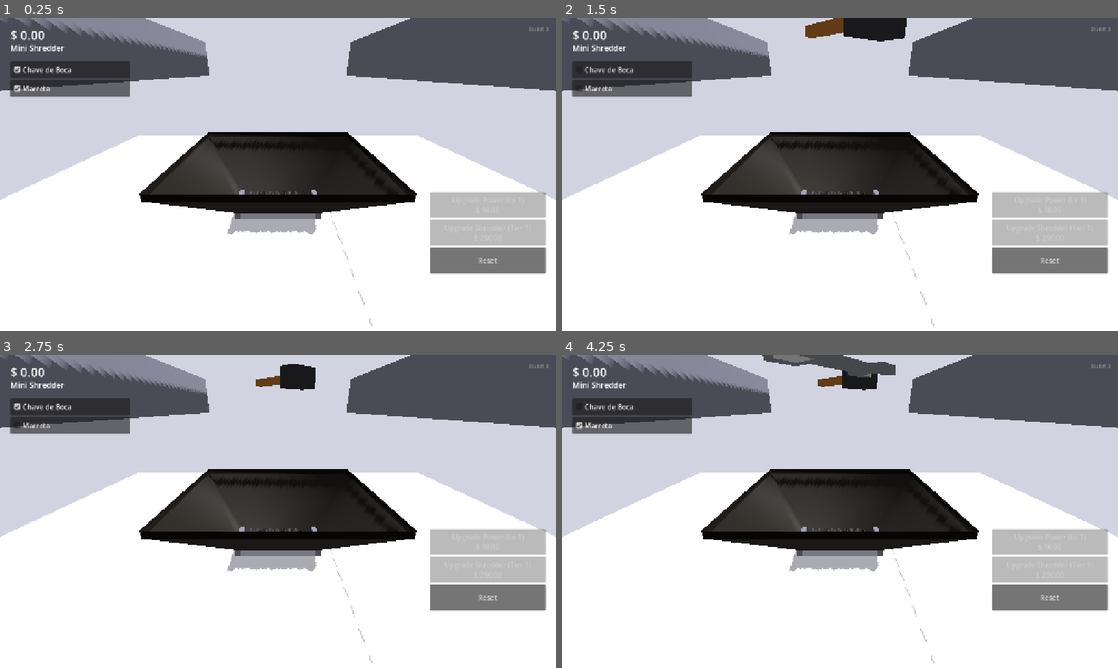
Above: before the commit, frames 1-4 (two rows, left to right).
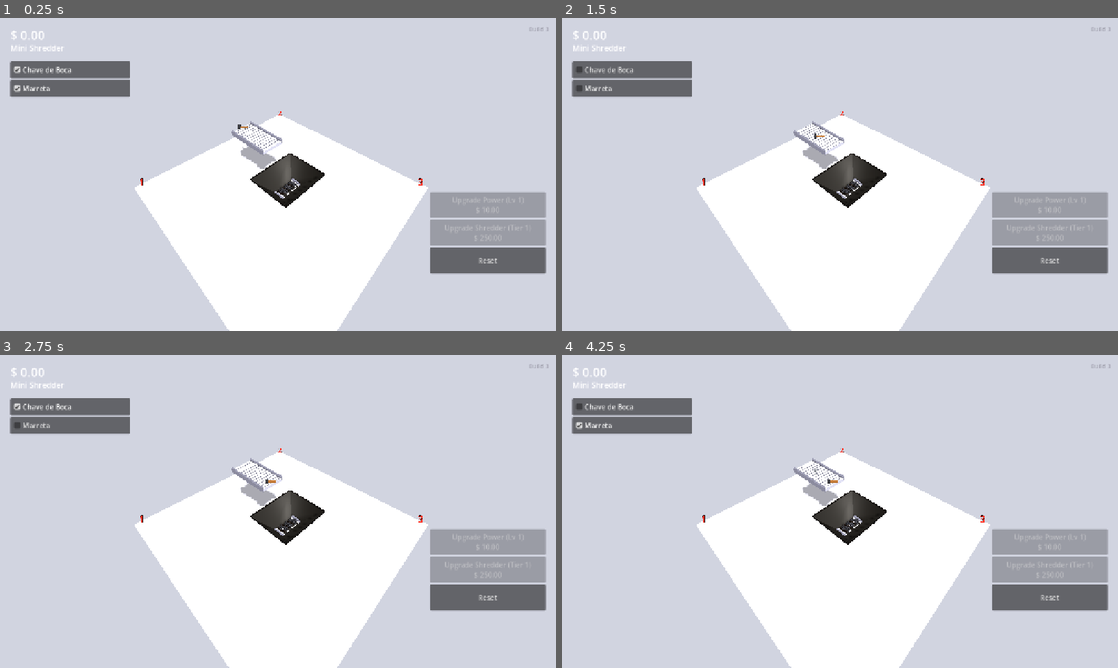
Above: after the commit, the same moments.

Repository: egongabaldo/deadweight
Game: Godot game, scene res://scenes/Main.tscn
The game is run twice, just before and just after one commit, with the same random seed, the same clock (stepped at 60 frames per second) and the same inputs.
Inputs:
- Up to frame 1 (0.25 s): no input
- Up to frame 2 (1.5 s): click "Chave de Boca" at 0.5 s; click "Marreta" at 1.25 s
- Up to frame 3 (2.75 s): click "Chave de Boca" at 2 s
- Up to frame 4 (4.25 s): click "Marreta" at 2.75 s; click "Chave de Boca" at 3.5 s

The runs differ from the first frame. In frame 1, 58% of the frame differs, in the area x 0-100%, y 0-100%; in frame 2, 59%; in frame 3, 58%; in frame 4, 59%.

Commit message:
Add sledgehammer-style spawn drop-in, fix ground kill zone, tune camera
- Item spawn now drops in with a cute puff of particles that fades out,
  landing kinematically (frozen the whole time) instead of as a real
  physics body — a real dynamic fall could collide with whatever was
  already queued near the spawn marker and get flung apart, which killed
  the new item almost instantly and retriggered the same spawn in a tight
  loop. A frozen body can't be shoved around, so it just settles in place
  even when the belt is congested.
- Cap concurrent tools at 4 and trigger an immediate respawn attempt when
  one is removed, not just on the next timer tick.
- Fix GroundKillZone silently doing nothing: its CollisionShape3D's shape
  assignment had gotten separated from the node by an unrelated edit,
  leaving it with no collision shape at all. Items dropped on the open
  ground now get removed again instead of piling up forever.
- Retune the orbit camera to sit above corner 4 of the ground, looking
  toward corner 2.
- Remove the custom on-screen hand cursor (reverted to the OS cursor).
- Sync project.godot's declared engine version to the 4.7.1 install
  actually used to open this project.

Co-Authored-By: Claude Sonnet 5 <noreply@anthropic.com>

Diff:
--- a/project.godot
+++ b/project.godot
@@ -8,12 +8,16 @@
 
 config_version=5
 
+[animation]
+
+compatibility/default_parent_skeleton_in_mesh_instance_3d=true
+
 [application]
 
 config/name="Shredder Empire"
 config/version="0.1.0-mvp"
 run/main_scene="res://scenes/Main.tscn"
-config/features=PackedStringArray("4.3", "GL Compatibility")
+config/features=PackedStringArray("4.7", "GL Compatibility")
 
 [autoload]
 
--- a/scenes/Main.tscn
+++ b/scenes/Main.tscn
@@ -9,6 +9,8 @@
 [ext_resource type="Script" path="res://scripts/ShredderRotor.gd" id="7"]
 [ext_resource type="Script" path="res://scripts/ShredderCombTeeth.gd" id="8"]
 [ext_resource type="PackedScene" path="res://scenes/SledgehammerItem.tscn" id="9"]
+[ext_resource type="PackedScene" path="res://scenes/SpawnPuff.tscn" id="10"]
+[ext_resource type="Script" path="res://scripts/ConveyorBeltVisual.gd" id="11"]
 
 [sub_resource type="Environment" id="Environment_main"]
 background_mode = 1
@@ -40,6 +42,9 @@
 [sub_resource type="BoxShape3D" id="BoxShape3D_belt"]
 size = Vector3(2.4, 0.3, 5)
 
+[sub_resource type="PlaneMesh" id="PlaneMesh_belt_surface"]
+size = Vector2(2.15, 4.8)
+
 [sub_resource type="StandardMaterial3D" id="StandardMaterial3D_rail"]
 albedo_color = Color(0.35, 0.35, 0.4, 1)
 
@@ -65,6 +70,7 @@
 script = ExtResource("1")
 item_scenes = Array[PackedScene]([ExtResource("3"), ExtResource("9")])
 item_names = Array[String](["Chave de Boca", "Marreta"])
+spawn_puff_scene = ExtResource("10")
 
 [node name="WorldEnvironment" type="WorldEnvironment" parent="."]
 environment = SubResource("Environment_main")
@@ -92,6 +98,38 @@
 transform = Transform3D(1, 0, 0, 0, 1, 0, 0, 0, 1, 0, 0.05, 0)
 shape = SubResource("BoxShape3D_ground_kill")
 
+[node name="CornerLabel1" type="Label3D" parent="Ground"]
+transform = Transform3D(1, 0, 0, 0, 1, 0, 0, 0, 1, -11, 1, -11)
+billboard = 1
+font_size = 220
+outline_size = 24
+modulate = Color(1, 0.2, 0.15, 1)
+text = "1"
+
+[node name="CornerLabel2" type="Label3D" parent="Ground"]
+transform = Transform3D(1, 0, 0, 0, 1, 0, 0, 0, 1, 11, 1, -11)
+billboard = 1
+font_size = 220
+outline_size = 24
+modulate = Color(1, 0.2, 0.15, 1)
+text = "2"
+
+[node name="CornerLabel3" type="Label3D" parent="Ground"]
+transform = Transform3D(1, 0, 0, 0, 1, 0, 0, 0, 1, 11, 1, 11)
+billboard = 1
+font_size = 220
+outline_size = 24
+modulate = Color(1, 0.2, 0.15, 1)
+text = "3"
+
+[node name="CornerLabel4" type="Label3D" parent="Ground"]
+transform = Transform3D(1, 0, 0, 0, 1, 0, 0, 0, 1, -11, 1, 11)
+billboard = 1
+font_size = 220
+outline_size = 24
+modulate = Color(1, 0.2, 0.15, 1)
+text = "4"
+
 [node name="ConveyorBelt" type="MeshInstance3D" parent="."]
 transform = Transform3D(1, 0, 0, 0, 1, 0, 0, 0, 1, 0, 5.05, -3.75)
 mesh = SubResource("BoxMesh_belt")
@@ -100,6 +138,11 @@
 
 [node name="CollisionShape3D" type="CollisionShape3D" parent="ConveyorBelt/StaticBody3D"]
 shape = SubResource("BoxShape3D_belt")
+
+[node name="BeltSurface" type="MeshInstance3D" parent="ConveyorBelt"]
+transform = Transform3D(1, 0, 0, 0, 1, 0, 0, 0, 1, 0, 0.152, 0)
+mesh = SubResource("PlaneMesh_belt_surface")
+script = ExtResource("11")
 
 [node name="LeftRail" type="MeshInstance3D" parent="ConveyorBelt"]
 transform = Transform3D(1, 0, 0, 0, 1, 0, 0, 0, 1, -1.3, 0.1, 0)
--- /dev/null
+++ b/scenes/SpawnPuff.tscn
@@ -0,0 +1,29 @@
+[gd_scene load_steps=4 format=3]
+
+[sub_resource type="SphereMesh" id="SphereMesh_puff"]
+radius = 0.09
+height = 0.18
+
+[sub_resource type="Gradient" id="Gradient_puff_fade"]
+offsets = PackedFloat32Array(0, 1)
+colors = PackedColorArray(0.96, 0.96, 0.99, 0.9, 0.96, 0.96, 0.99, 0)
+
+[sub_resource type="GradientTexture1D" id="GradientTexture1D_puff_fade"]
+gradient = SubResource("Gradient_puff_fade")
+
+[node name="SpawnPuff" type="CPUParticles3D"]
+emitting = false
+amount = 14
+lifetime = 0.5
+one_shot = true
+explosiveness = 0.8
+direction = Vector3(0, 1, 0)
+spread = 50.0
+gravity = Vector3(0, -1.2, 0)
+initial_velocity_min = 0.5
+initial_velocity_max = 1.3
+scale_amount_min = 0.6
+scale_amount_max = 1.3
+color = Color(0.96, 0.96, 0.99, 0.9)
+color_ramp = SubResource("GradientTexture1D_puff_fade")
+mesh = SubResource("SphereMesh_puff")
--- a/scripts/BuildInfo.gd
+++ b/scripts/BuildInfo.gd
@@ -3,4 +3,4 @@
 ## they're on the same version. Bump BUILD_NUMBER by 1 every time you push
 ## a change to the game — see CLAUDE.md.
 
-const BUILD_NUMBER: int = 2
+const BUILD_NUMBER: int = 3
--- /dev/null
+++ b/scripts/ConveyorBeltVisual.gd
@@ -0,0 +1,39 @@
+extends MeshInstance3D
+## Thin decorative overlay on top of the conveyor belt's plain box, with a
+## procedurally-generated tread texture that scrolls toward the hopper so
+## the belt visibly reads as moving instead of a static grey slab. Purely
+## visual — the belt's actual collision lives on the sibling ConveyorBelt
+## box and is untouched.
+
+@export var stripe_count: int = 12
+@export var scroll_speed: float = 0.6
+@export var base_color: Color = Color(0.58, 0.58, 0.63)
+@export var cleat_color: Color = Color(0.32, 0.32, 0.36)
+
+var _material: StandardMaterial3D
+
+
+func _ready() -> void:
+	_material = StandardMaterial3D.new()
+	_material.albedo_texture = _build_tread_texture()
+	_material.uv1_scale = Vector3(1.0, stripe_count, 1.0)
+	_material.texture_filter = BaseMaterial3D.TEXTURE_FILTER_NEAREST
+	_material.roughness = 0.9
+	material_override = _material
+
+
+func _process(delta: float) -> void:
+	_material.uv1_offset.y -= scroll_speed * delta
+
+
+func _build_tread_texture() -> ImageTexture:
+	# A handful of rows: mostly the belt's base color, with a couple of
+	# darker "cleat" rows near the top to read as a raised tread bar rather
+	# than plain zebra stripes.
+	var height := 16
+	var image := Image.create(4, height, false, Image.FORMAT_RGB8)
+	for y in height:
+		var color: Color = cleat_color if y < 3 else base_color
+		for x in 4:
+			image.set_pixel(x, y, color)
+	return ImageTexture.create_from_image(image)
--- a/scripts/Main.gd
+++ b/scripts/Main.gd
@@ -7,8 +7,12 @@
 
 @export var item_scenes: Array[PackedScene] = []
 @export var item_names: Array[String] = []
+@export var spawn_puff_scene: PackedScene
 @export var spawn_interval: float = 1.5
-@export var max_items_on_tray: int = 6
+@export var max_items_on_tray: int = 4
+@export var spawn_fall_height: float = 0.5
+@export var spawn_settle_time: float = 0.3
+@export var spawn_clear_distance: float = 1.3
 
 @onready var spawn_point: Marker3D = $ItemSpawner
 @onready var conveyor_end: Marker3D = $ConveyorEnd
@@ -77,7 +81,20 @@
 
 
 func _spawn_item() -> void:
-	if _items_on_tray >= max_items_on_tray:
+	# Guards against the respawn-on-destroy path below firing mid-teardown
+	# (Reset's reload_current_scene(), or the whole tree being torn down on
+	# quit): every surviving item's tree_exited fires in that cascade too,
+	# and without this it tries to add_child/read transforms on nodes that
+	# are already mid-exit, which errors out repeatedly.
+	if not is_inside_tree() or _items_on_tray >= max_items_on_tray:
+		return
+	if _is_spawn_point_blocked():
+		# An item is still queued right at the spawn marker (belt backed up
+		# under the lower max_items_on_tray + instant-respawn combo). Spawning
+		# on top of it used to fling both items apart violently — they'd get
+		# removed almost instantly (ground kill zone / limbo), which retried
+		# the spawn immediately and repeated forever. Bail out and let the
+		# next spawn_timer tick or item removal retry once there's room.
 		return
 	var enabled_indices: Array[int] = []
 	for i in item_scenes.size():
@@ -88,28 +105,63 @@
 	var chosen_scene: PackedScene = item_scenes[enabled_indices[randi() % enabled_indices.size()]]
 	var item: ShreddableItem = chosen_scene.instantiate()
 	add_child(item)
-	# Rest the item's own collision bottom exactly on the belt surface — the
-	# spawn marker sits AT that surface, so a bare offset of 0 would spawn
-	# the item's center there, embedding half of it inside the belt's
-	# collider and popping out violently the moment it's picked up.
-	item.global_position = spawn_point.global_position + Vector3(
-		randf_range(-0.3, 0.3), item.get_rest_height_offset() + 0.02, randf_range(-0.15, 0.15)
-	)
+	var rest_offset: float = item.get_rest_height_offset() + 0.02
+	var xz_jitter := Vector3(randf_range(-0.3, 0.3), 0.0, randf_range(-0.15, 0.15))
+	var rest_position: Vector3 = spawn_point.global_position + xz_jitter + Vector3(0.0, rest_offset, 0.0)
+	item.global_position = rest_position + Vector3(0.0, spawn_fall_height, 0.0)
 	item.rotation.y = randf_range(0.0, TAU)
 	# Same rest-height offset as the spawn position above — belt_target is
 	# what move_toward() actually drives the item's Y toward too (it
 	# interpolates all three axes, not just X/Z), so without this the item
 	# would sink back down into the belt over the course of the ride even
 	# though it spawned sitting correctly on top.
-	item.belt_target = conveyor_end.global_position + Vector3(
-		0.0, item.get_rest_height_offset() + 0.02, 0.0
-	)
+	item.belt_target = conveyor_end.global_position + Vector3(0.0, rest_offset, 0.0)
+	item.on_belt = false
 	item.tree_exited.connect(_on_item_removed)
 	_items_on_tray += 1
 
+	_spawn_puff(spawn_point.global_position + xz_jitter)
+
+	# Kinematic drop-in tween — the item stays frozen (set in its own
+	# _ready()) the whole time instead of falling as a real dynamic body.
+	# A genuinely dynamic fall could land on/inside whatever's already
+	# queued near the spawn marker and get flung apart by the collision
+	# response; the flung item then died almost instantly (ground kill
+	# zone / limbo), which retriggered this same spawn and repeated in a
+	# tight loop. A frozen body can't be shoved around by a collision, so
+	# it just settles in place even when the belt is congested.
+	var tween := create_tween()
+	tween.set_ease(Tween.EASE_IN)
+	tween.tween_property(item, "global_position", rest_position, spawn_settle_time)
+	await tween.finished
+	if is_instance_valid(item):
+		item.on_belt = true
+
+
+func _is_spawn_point_blocked() -> bool:
+	var spawn_z: float = spawn_point.global_position.z
+	for other in get_tree().get_nodes_in_group("shreddable_items"):
+		if other is ShreddableItem and other.global_position.z < spawn_z + spawn_clear_distance:
+			return true
+	return false
+
+
+func _spawn_puff(at_position: Vector3) -> void:
+	if spawn_puff_scene == null:
+		return
+	var puff: CPUParticles3D = spawn_puff_scene.instantiate()
+	add_child(puff)
+	puff.global_position = at_position
+	puff.emitting = true
+	puff.finished.connect(puff.queue_free)
+
 
 func _on_item_removed() -> void:
 	_items_on_tray -= 1
+	# Deferred so a whole batch of items leaving the tree at once (Reset,
+	# quit) doesn't re-enter add_child() while their parent is still busy
+	# processing that same removal cascade.
+	_spawn_item.call_deferred()
 
 
 func _on_spawn_timer_timeout() -> void:
--- a/scripts/OrbitCamera.gd
+++ b/scripts/OrbitCamera.gd
@@ -4,10 +4,10 @@
 ## Ctrl+left-drag pans that look-at target instead — plain left-click
 ## dragging (no Ctrl) is reserved for picking up ShreddableItems.
 
-@export var target: Vector3 = Vector3(0.0, 1.8, 1.0)
-@export var distance: float = 7.0
-@export var yaw: float = 180.0
-@export var pitch: float = 27.0
+@export var target: Vector3 = Vector3(0.0, 1.8, -0.5)
+@export var distance: float = 22.5
+@export var yaw: float = -45.0
+@export var pitch: float = 45.0
 @export var min_pitch: float = 10.0
 @export var max_pitch: float = 85.0
 @export var sensitivity: float = 0.25
Not shown: 1 places in scenes/Main.tscn that only renumber resources
Not shown, added: scripts/SaveManager.gd.uid
